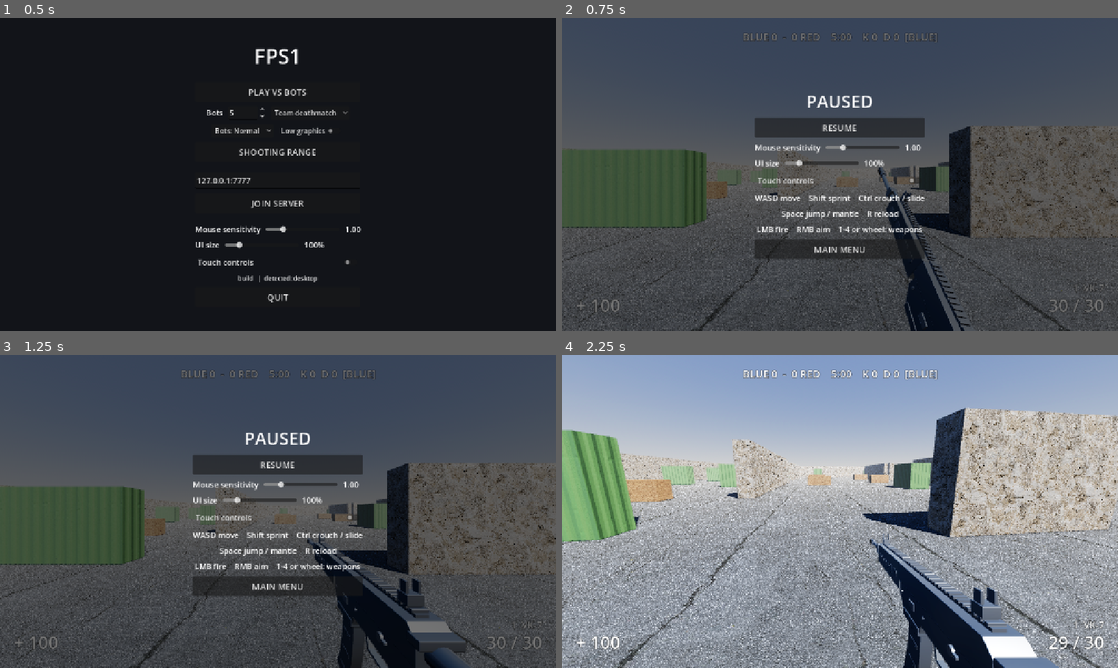
Above: before the commit, frames 1-4 (two rows, left to right).
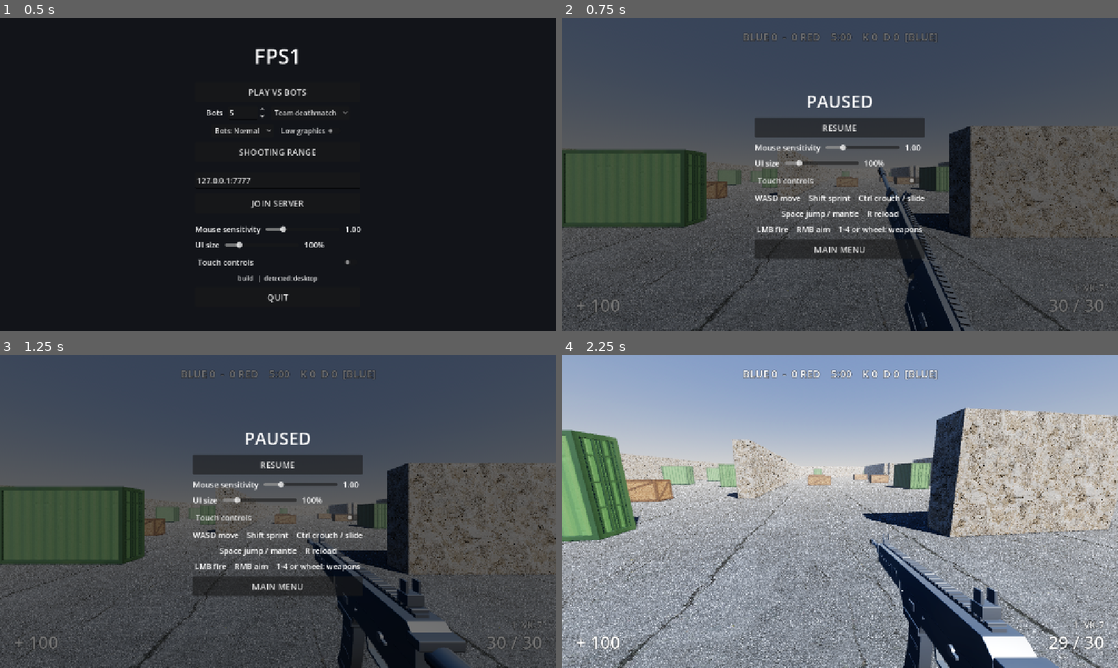
Above: after the commit, the same moments.

Repository: kosj/fps1
Game: Godot game, scene res://game/main.tscn
Two runs of this game, one before a commit and one after it. Both use one fixed random seed, a clock stepped at 60 frames per second and the inputs below.
Inputs (mouse positions are in pixels of both pictures, inside the frame that each line leads up to):
- Up to frame 1 (0.5 s): no input
- Up to frame 2 (0.75 s): click "PLAY VS BOTS" at 0.5 s
- Up to frame 3 (1.25 s): no input
- Up to frame 4 (2.25 s): click "RESUME" at 1.25 s; tap Enter at 2 s; move the mouse to (867, 511) at 2.02 s; hold W (move_forward) from 2.03 s (still down); right-click (867, 511) at 2.1 s; click (867, 511) at 2.17 s

Frame 1 is identical in both runs. In frame 2, 0.7% of the frame differs, in the area x 0-70%, y 42-68%; in frame 3, 0.7%; in frame 4, 2.6%, in the area x 0-67%, y 23-60%.

Commit message:
Map props: container and crate models built in Blender per cover size
Co-Authored-By: Claude Fable 5.2 <noreply@anthropic.com>
Claude-Session: https://claude.ai/code/session_01AU5XTYvP8kqhP5guiFZ1PH

Diff:
--- a/game/world/surfaces.gd
+++ b/game/world/surfaces.gd
@@ -10,7 +10,10 @@
 	"wall": ["cracked_concrete_wall", 0.45, Color(0.62, 0.62, 0.64)],
 	"container": ["container_side", 0.4, Color(0.7, 0.78, 0.72)],
 	"crate": ["plywood", 0.6, Color(0.95, 0.9, 0.8)],
+	"container_frame": ["container_side", 0.05, Color(0.42, 0.5, 0.45)],
+	"crate_frame": ["plywood", 0.9, Color(0.62, 0.52, 0.4)],
 }
+const PROP_DIR := "res://maps/props/"
 
 static var _cache := {}
 
@@ -42,3 +45,21 @@
 		result.metallic_texture_channel = BaseMaterial3D.TEXTURE_CHANNEL_BLUE
 	_cache[kind] = result
 	return result
+
+
+## 종류와 크기에 맞는 엄폐물 모델을 돌려준다. 그 크기의 모델이 없으면 null(상자로 대신한다).
+## 모델의 재질 슬롯 panel, frame을 이 모음의 재질로 바꿔 끼운다.
+static func prop(kind: String, size: Vector3) -> Node3D:
+	var path := "%s%s_%d_%d_%d.glb" % [
+		PROP_DIR, kind, roundi(size.x * 100.0), roundi(size.y * 100.0), roundi(size.z * 100.0)
+	]
+	if not KINDS.has(kind + "_frame") or not ResourceLoader.exists(path):
+		return null
+	var node := (load(path) as PackedScene).instantiate() as Node3D
+	for found in node.find_children("*", "MeshInstance3D", true, false):
+		var mesh_instance := found as MeshInstance3D
+		for surface in mesh_instance.mesh.get_surface_count():
+			var slot := mesh_instance.mesh.surface_get_material(surface).resource_name
+			var which := kind + "_frame" if slot == "frame" else kind
+			mesh_instance.set_surface_override_material(surface, material(which))
+	return node
--- a/maps/depot/depot.gd
+++ b/maps/depot/depot.gd
@@ -152,18 +152,20 @@
 
 
 func _add_box(center: Vector3, size: Vector3, kind: String) -> void:
-	var material := Surfaces.material(kind)
 	var body := StaticBody3D.new()
 	body.position = center
-	var mesh := BoxMesh.new()
-	mesh.size = size
-	mesh.material = material
-	var mesh_instance := MeshInstance3D.new()
-	mesh_instance.mesh = mesh
+	var visual := Surfaces.prop(kind, size)
+	if visual == null:
+		var mesh := BoxMesh.new()
+		mesh.size = size
+		mesh.material = Surfaces.material(kind)
+		var mesh_instance := MeshInstance3D.new()
+		mesh_instance.mesh = mesh
+		visual = mesh_instance
 	var shape := BoxShape3D.new()
 	shape.size = size
 	var collision := CollisionShape3D.new()
 	collision.shape = shape
-	body.add_child(mesh_instance)
+	body.add_child(visual)
 	body.add_child(collision)
 	add_child(body)
Binary file added: maps/props/container_200_250_300.glb
Not shown, added: maps/props/container_200_250_300.glb.import
Binary file added: maps/props/container_200_250_400.glb
Not shown, added: maps/props/container_200_250_400.glb.import
Binary file added: maps/props/container_300_250_150.glb
Not shown, added: maps/props/container_300_250_150.glb.import
Binary file added: maps/props/container_400_250_100.glb
Not shown, added: maps/props/container_400_250_100.glb.import
Binary file added: maps/props/crate_200_120_200.glb
Not shown, added: maps/props/crate_200_120_200.glb.import
Binary file added: maps/props/crate_300_120_120.glb
Not shown, added: maps/props/crate_300_120_120.glb.import
(and 2 more such lines)
